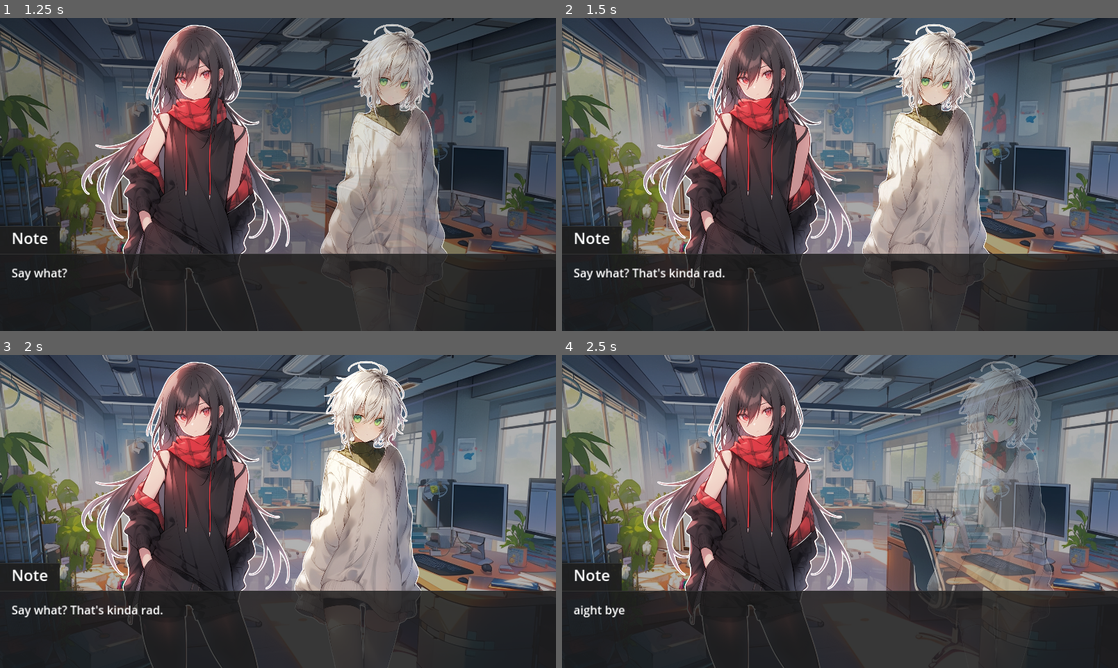
Above: before the commit, frames 1-4 (two rows, left to right).
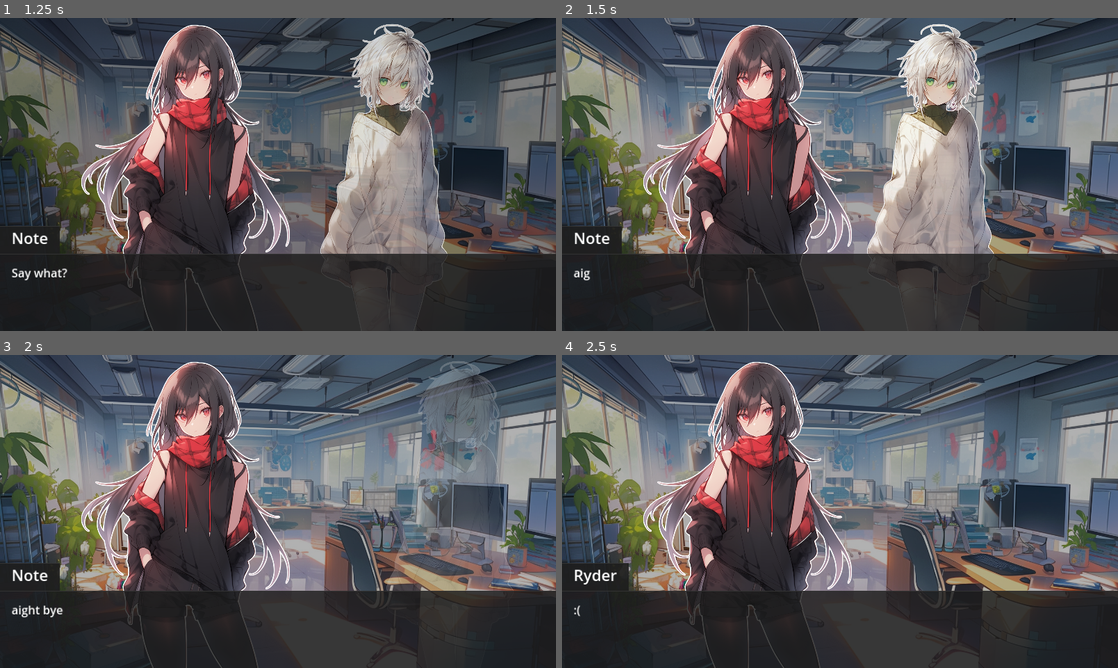
Above: after the commit, the same moments.

Repository: itsMapleLeaf/lovenote
Game: Godot game, scene res://engine/game.tscn
The game is run twice, just before and just after one commit, with the same random seed, the same clock (stepped at 60 frames per second) and the same inputs.
Inputs (mouse positions are in pixels of both pictures, inside the frame that each line leads up to):
- Up to frame 1 (1.25 s): tap Enter (dialog_advance) at 0.5 s; move the mouse to (400, 158) at 0.52 s; hold Enter (dialog_advance) from 0.53 s (still down); click (400, 158) at 0.67 s
- Up to frame 2 (1.5 s): move the mouse to (728, 190) at 1.27 s; release Enter (dialog_advance) at 1.28 s; tap Enter (dialog_advance) at 1.35 s; click (728, 190) at 1.42 s
- Up to frame 3 (2 s): no input
- Up to frame 4 (2.5 s): move the mouse to (895, 442) at 2.02 s; hold Enter (dialog_advance) from 2.03 s (still down); click (895, 442) at 2.17 s

Frame 1 is identical in both runs. In frame 2, 5.3% of the frame differs, in the area x 2-78%, y 1-95%; in frame 3, 16%, in the area x 2-93%, y 1-95%; in frame 4, 9.1%.

Commit message:
input cover
literally just cover the whole screen in a clickable area to avoid annoying input passing nonsense

Diff:
--- a/engine/timeline_player.gd
+++ b/engine/timeline_player.gd
@@ -14,3 +14,8 @@
 func _unhandled_input(event: InputEvent) -> void:
 	if event.is_action_pressed("dialog_advance"):
 		timeline.advance(stage)
+
+
+func _on_input_cover_gui_input(event: InputEvent) -> void:
+	if event.is_action_pressed("dialog_advance"):
+		timeline.advance(stage)
--- a/engine/timeline_player.tscn
+++ b/engine/timeline_player.tscn
@@ -14,3 +14,13 @@
 [node name="Stage" parent="." instance=ExtResource("2_ncjin")]
 unique_name_in_owner = true
 background_fade_duration = 1.0
+
+[node name="InputCover" type="Control" parent="."]
+layout_mode = 3
+anchors_preset = 15
+anchor_right = 1.0
+anchor_bottom = 1.0
+grow_horizontal = 2
+grow_vertical = 2
+
+[connection signal="gui_input" from="InputCover" to="." method="_on_input_cover_gui_input"]
